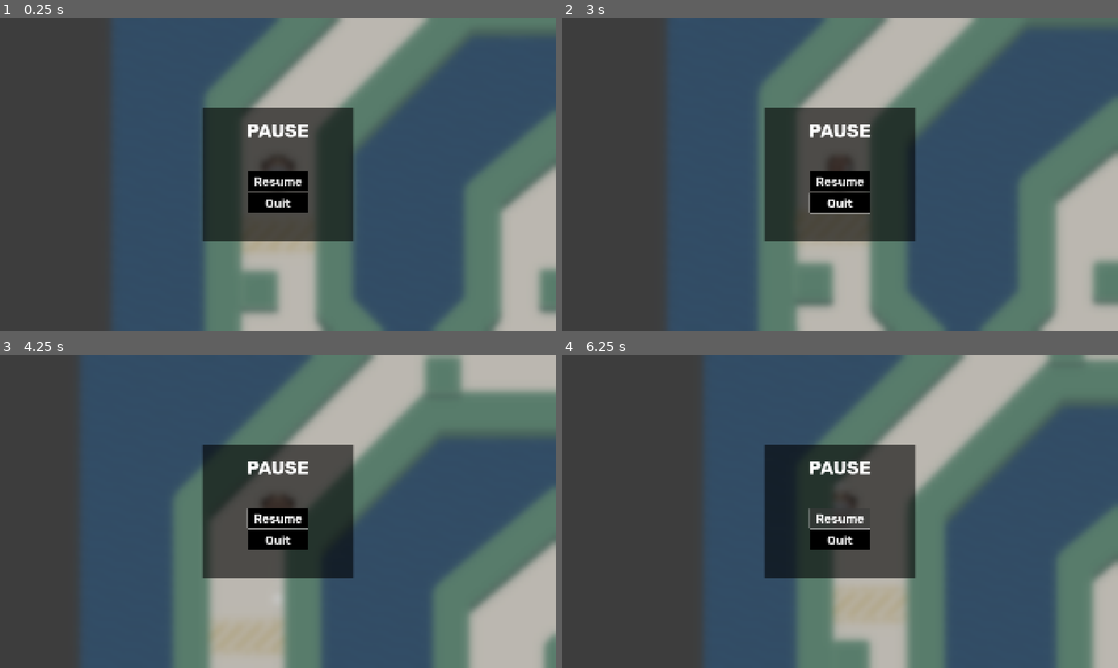
Above: before the commit, frames 1-4 (two rows, left to right).
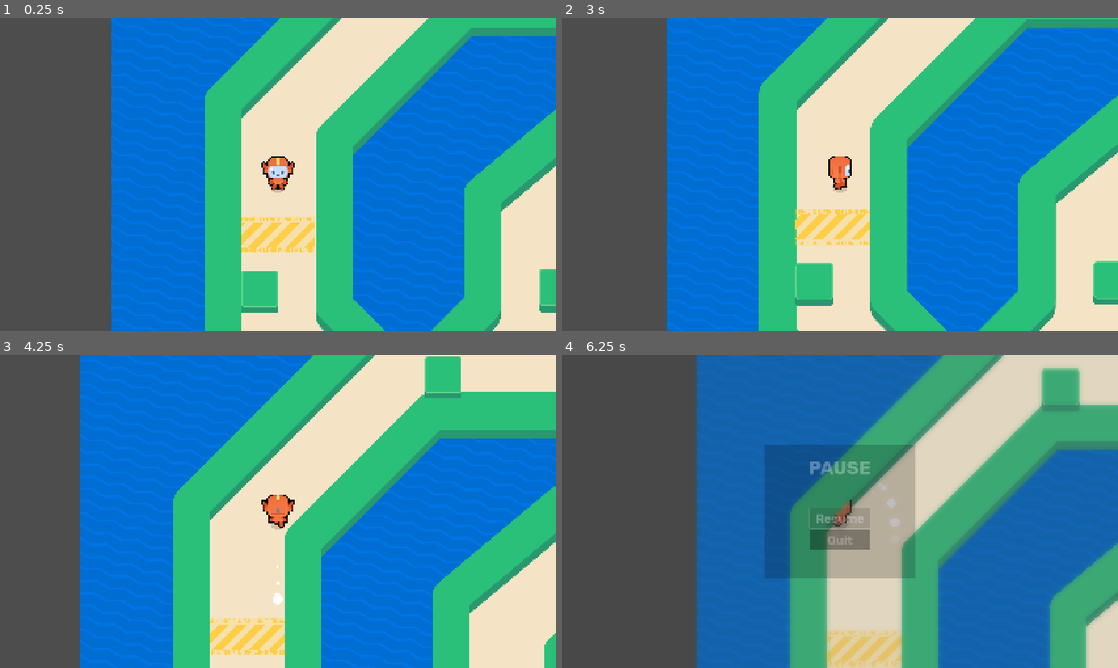
Above: after the commit, the same moments.

Repository: kyl3333/M9-Top-Down-Movement
Game: Godot game, scene res://lessons/game.tscn
Same seed, same stepped clock (60 frames per second), same inputs: the game is played once before the commit and once after it. The project has no main scene, so this scene is started directly.
Inputs (mouse positions are in pixels of both pictures, inside the frame that each line leads up to):
- Up to frame 1 (0.25 s): no input
- Up to frame 2 (3 s): click (840, 180) at 0.5 s, where only the run before the commit has a clickable "Resume"; tap Enter at 1.25 s; move the mouse to (962, 158) at 1.27 s; hold Right (move_right) 1.28-2.03 s; tap Z at 1.35, 2.1, 2.85 s; click (962, 158) at 1.42 s; tap Space at 1.52, 2.27 s; move the mouse to (728, 190) at 2.02 s; hold Down (move_down) 2.03-2.78 s; move the mouse to (895, 105) at 2.77 s; hold Right (move_right) from 2.78 s (still down)
- Up to frame 3 (4.25 s): move the mouse to (250, 574) at 3.52 s; release Right (move_right) at 3.53 s; hold Up (move_up) from 3.53 s (still down); tap Z at 3.6 s; click (250, 574) at 3.67 s
- Up to frame 4 (6.25 s): move the mouse to (1006, 558) at 4.27 s; release Up (move_up) at 4.28 s; hold Left (move_left) 4.28-5.78 s; tap Z at 4.35, 5.1, 5.85 s; tap Space at 4.52, 5.27 s; tap Escape (ui_cancel) at 4.9 s; move the mouse to (673, 464) at 5.02 s; move the mouse to (867, 511) at 5.77 s; hold Down (move_down) from 5.78 s (still down); click (867, 511) at 5.92 s

The runs differ from the first frame. In frame 1, 80% of the frame differs, in the area x 20-100%, y 0-100%; in frame 2, 81%; in frame 3, 86%, in the area x 14-100%, y 0-100%; in frame 4, 76%.

Commit message:
11 paused dones

Diff:
--- a/M09.top_down_movement_workbook/lessons/game.tscn
+++ b/M09.top_down_movement_workbook/lessons/game.tscn
@@ -11,6 +11,7 @@
 [ext_resource type="PackedScene" uid="uid://dj6ye05dbiqpi" path="res://lessons/pause_screen.tscn" id="9_tpjcj"]
 
 [node name="Game" type="Node2D"]
+process_mode = 1
 y_sort_enabled = true
 script = ExtResource("1_48faf")
 
@@ -92,4 +93,5 @@
 metadata/_custom_type_script = "uid://57e8080cpukf"
 
 [node name="PauseScreen" parent="CanvasLayer" instance=ExtResource("9_tpjcj")]
+process_mode = 3
 menu_opened_amount = 1.0
--- a/M09.top_down_movement_workbook/lessons/pause_screen.gd
+++ b/M09.top_down_movement_workbook/lessons/pause_screen.gd
@@ -1,11 +1,14 @@
 @tool
 extends Control
-
+@export_range(0.1, 10.0, 0.01, "or_greater") var animation_duration := 2.3
 @onready var _blur_color_rect: ColorRect = %BlurColorRect
 @onready var _ui_panel_container: PanelContainer = %UIPanelContainer
-
+@onready var _resume_button: Button = %ResumeButton
+@onready var _quit_button: Button = %QuitButton
 @export_range(0, 1.0) var menu_opened_amount := 0.0:
 	set = set_menu_opened_amount
+var _tween: Tween
+var _is_currently_opening := false
 
 func set_menu_opened_amount(amount: float) -> void:
 	menu_opened_amount = amount
@@ -16,3 +19,39 @@
 	_blur_color_rect.material.set_shader_parameter("saturation", lerp(1.0, 0.3, amount))
 	_blur_color_rect.material.set_shader_parameter("tint_strength", lerp(0.0, 0.2, amount))
 	_ui_panel_container.modulate.a = amount
+	if not Engine.is_editor_hint():
+		get_tree().paused = amount > 0.3
+
+func toggle() -> void:
+	# Switch the flag to the opposite value
+	_is_currently_opening = not _is_currently_opening
+
+	var duration := animation_duration
+	# If there's a tween, and it is animating, we want to kill it.
+	# This stops the previous animation.
+	if _tween != null:
+		if not _is_currently_opening:
+			# If the previous tween was animating, we want to animate back
+			# from the current point in the animation.
+			duration = _tween.get_total_elapsed_time()
+		_tween.kill()
+
+	_tween = create_tween()
+	_tween.set_ease(Tween.EASE_OUT)
+	_tween.set_trans(Tween.TRANS_QUART)
+
+	var target_amount := 1.0 if _is_currently_opening else 0.0
+	_tween.tween_property(self, "menu_opened_amount", target_amount, duration)
+
+func _input(event: InputEvent) -> void:
+	if event.is_action_pressed("ui_cancel"):
+		toggle()
+
+func _ready() -> void:
+	if Engine.is_editor_hint():
+		return
+
+	menu_opened_amount = 0.0
+
+	_resume_button.pressed.connect(toggle)
+	_quit_button.pressed.connect(get_tree().quit)
--- a/M09.top_down_movement_workbook/lessons/pause_screen.tscn
+++ b/M09.top_down_movement_workbook/lessons/pause_screen.tscn
@@ -31,10 +31,10 @@
 
 [sub_resource type="ShaderMaterial" id="ShaderMaterial_8c4bg"]
 shader = ExtResource("2_vtnhc")
-shader_parameter/blur_amount = 1.5
+shader_parameter/blur_amount = 0.0
 shader_parameter/tint = Color(0, 0, 0, 1)
-shader_parameter/tint_strength = 0.2
-shader_parameter/saturation = 0.30000000000000004
+shader_parameter/tint_strength = 0.0
+shader_parameter/saturation = 1.0
 
 [node name="PauseScreen" type="Control"]
 layout_mode = 3
@@ -89,9 +89,11 @@
 layout_mode = 2
 
 [node name="ResumeButton" type="Button" parent="UIPanelContainer/VBoxContainer/CenterContainer/VBoxContainer"]
+unique_name_in_owner = true
 layout_mode = 2
 text = "Resume"
 
 [node name="QuitButton" type="Button" parent="UIPanelContainer/VBoxContainer/CenterContainer/VBoxContainer"]
+unique_name_in_owner = true
 layout_mode = 2
 text = "Quit"
